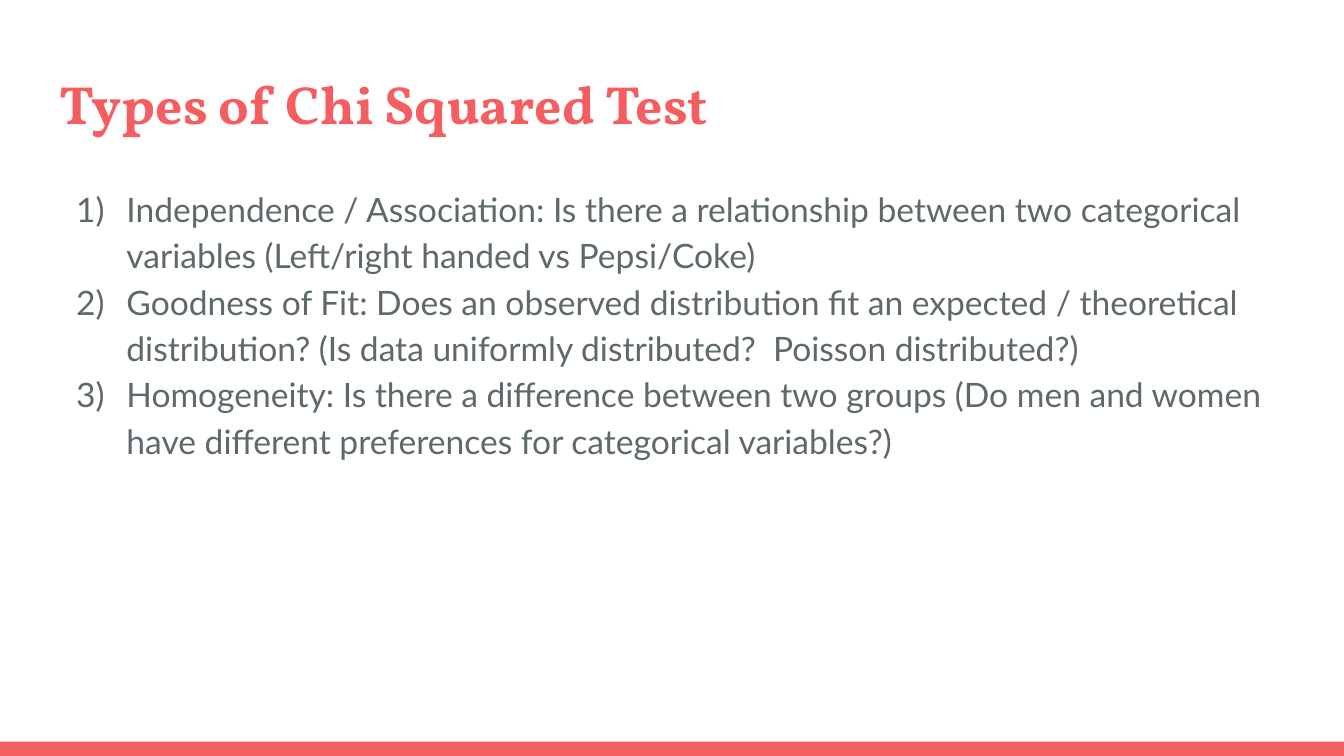
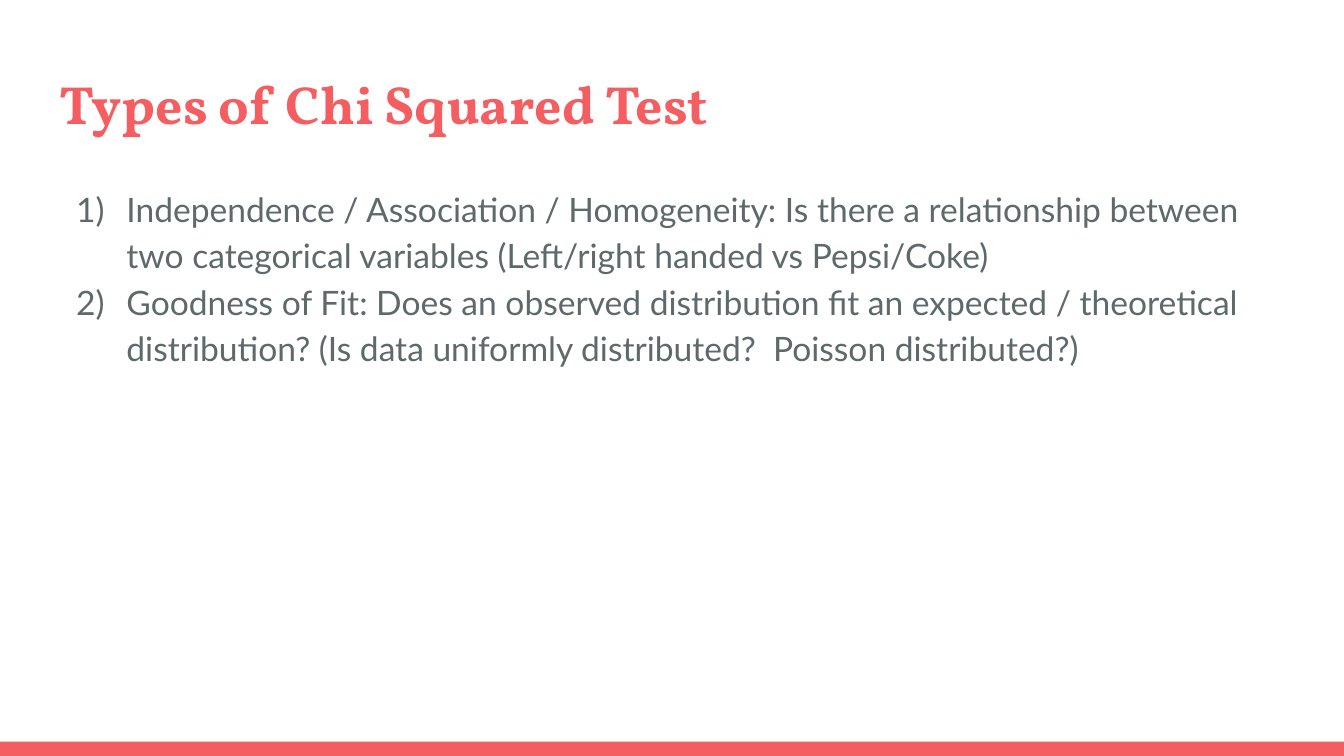
Before and after one commit to rjwrobel86/Python4Statistics, a slide deck: slide 2 of Stuff For Class/Slides/Chi-Squared Tests.pptx. Drawn at 1344x756 pixels with LibreOffice and Linux fonts; fonts in the diff are those of the drawing. Boxes give left, top, right and bottom in pixels: in the first picture for what was removed or moved away, otherwise in the second. Text is boxed around its words. In the diff, an @@ line names an element or a change of style, - is before the commit and + after.

```diff
--- a/Stuff For Class/Slides/Chi-Squared Tests.pptx
+++ b/Stuff For Class/Slides/Chi-Squared Tests.pptx
@@ text at bbox=[126, 197, 1239, 274]: text changed @@
-1) Independence / Association: Is there a relationship between two categorical variables (Left/right handed vs Pepsi/Coke)
+1) Independence / Association / Homogeneity: Is there a relationship between two categorical variables (Left/right handed vs Pepsi/Coke)
@@ text at bbox=[126, 381, 1261, 460]: paragraph removed @@
-3) Homogeneity: Is there a difference between two groups (Do men and women have different preferences for categorical variables?)
```
Also in this commit, not shown: 3 other slides changed, 2 slides added, 29 other files.
